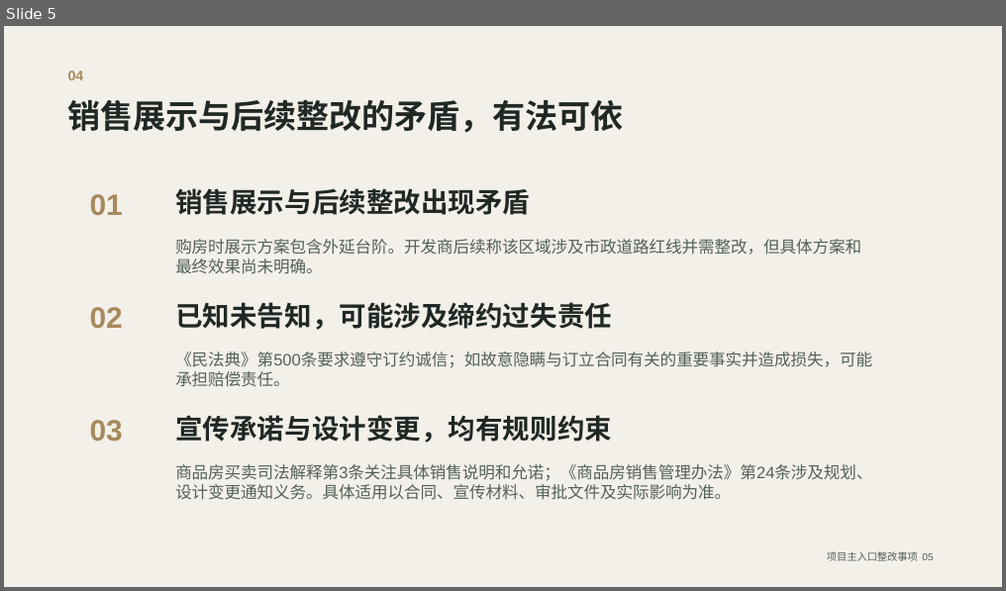
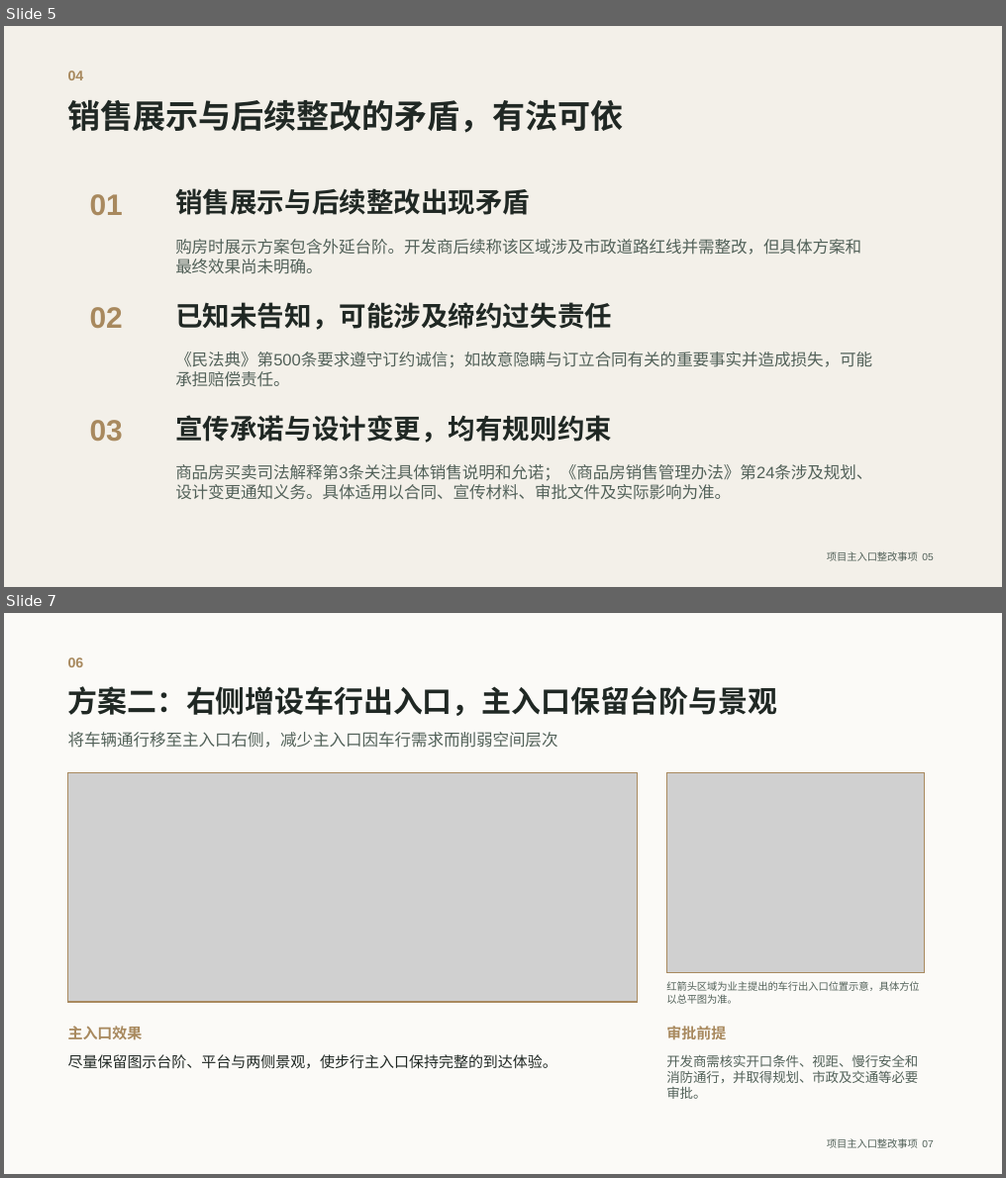
Before and after one commit to jwcesign/entrance-remediation-public-site, a slide deck: files/project-entrance-owner-opinion.pptx. Shown one above the other, each under a label of ours: slide 5 before the commit, slides 5 and 7 after it; the slides between them are not shown. The pictures are 1006x591 and 1006x1178 pixels, drawn with LibreOffice and Linux fonts; fonts in the diff are those of the drawing; grey boxes stand for pictures. Boxes give left, top, right and bottom in pixels: in the first picture for what was removed or moved away, otherwise in the second. Text is boxed around its words. In the diff, an @@ line names an element or a change of style, - is before the commit and + after.

```diff
--- a/files/project-entrance-owner-opinion.pptx
+++ b/files/project-entrance-owner-opinion.pptx
@@ slide 7 added at box(4, 613, 1002, 1174), background #FBFAF7 @@
@@ text added at box(68, 658, 84, 667), 13.5 pt, text #A8895E, bold @@
+06
@@ text added at box(68, 686, 778, 716), 28.5 pt, text #202824, bold @@
+方案二：右侧增设车行出入口，主入口保留台阶与景观
@@ text added at box(68, 732, 558, 748), 15.8 pt, text #526159 @@
+将车辆通行移至主入口右侧，减少主入口因车行需求而削弱空间层次
@@ picture added at box(67, 773, 637, 1002) @@
@@ rectangle added at box(67, 773, 637, 1002), outline #A8895E 1.13 pt @@
@@ picture added at box(666, 773, 924, 973) @@
@@ rectangle added at box(666, 773, 924, 973), outline #A8895E 1.13 pt @@
@@ text added at box(666, 981, 919, 1004), 9.8 pt, text #526159 @@
+红箭头区域为业主提出的车行出入口位置示意，具体方位以总平图为准。
@@ text added at box(68, 1026, 143, 1041), 14.2 pt, text #A8895E, bold @@
+主入口效果
@@ text added at box(666, 1026, 726, 1040), 14.2 pt, text #A8895E, bold @@
+审批前提
@@ text added at box(68, 1055, 557, 1069), 14.2 pt, text #202824 @@
+尽量保留图示台阶、平台与两侧景观，使步行主入口保持完整的到达体验。
@@ text added at box(666, 1055, 918, 1099), 12.8 pt, text #526159 @@
+开发商需核实开口条件、视距、慢行安全和消防通行，并取得规划、市政及交通等必要审批。
@@ text added at box(827, 1139, 933, 1149), 9.8 pt, text #526159 @@
+项目主入口整改事项 07
```
Also in this commit, not shown: 2 slides changed, 1 other slide added, 6 other files.
